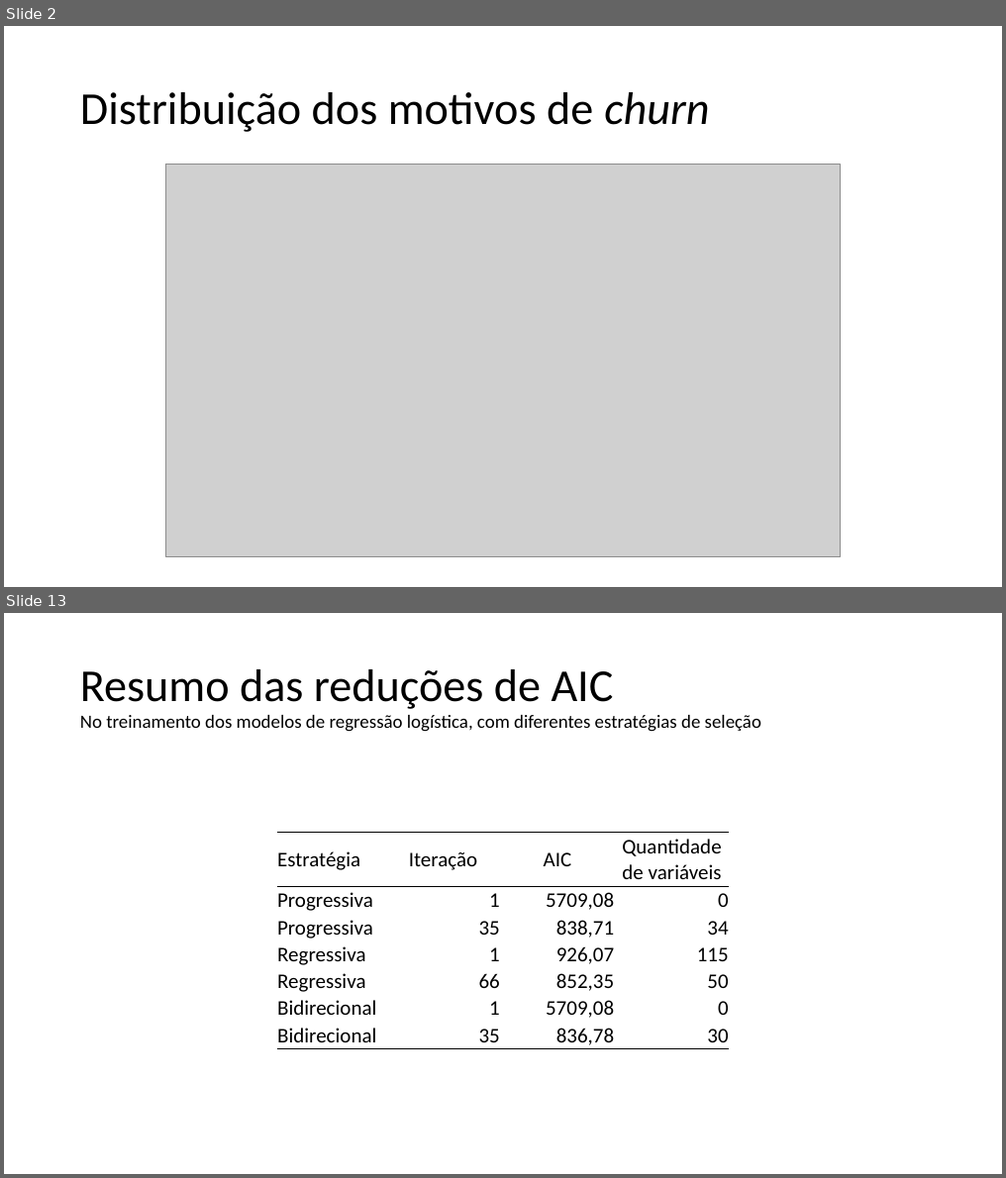
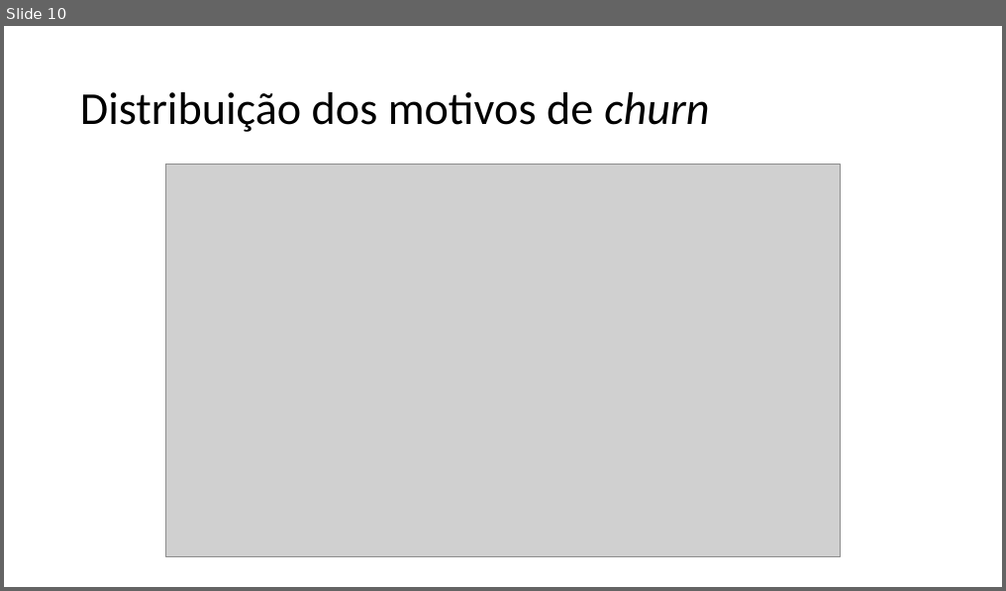
Before and after one commit to franzmonteiro/new_telco_churn, a slide deck: apresentacao.pptx. Shown one above the other, each under a label of ours: slides 2 and 13 before the commit, slide 10 after it; the slides between them are not shown. The pictures are 1006x1178 and 1006x591 pixels, drawn with LibreOffice and Linux fonts; fonts in the diff are those of the drawing; grey boxes stand for pictures; background and template pictures are left out. Boxes give left, top, right and bottom in pixels: in the first picture for what was removed or moved away, otherwise in the second. Text is boxed around its words. In the diff, an @@ line names an element or a change of style, - is before the commit and + after.

```diff
--- a/apresentacao.pptx
+++ b/apresentacao.pptx
@@ slide 13 removed at (4, 613, 1002, 1174), background picture (left out) @@
@@ title removed at (80, 669, 761, 732) @@
-Resumo das reduções de AIC
-No treinamento dos modelos de regressão logística, com diferentes estratégias de seleção
@@ table removed at (277, 833, 731, 1050), 7 rows, 4 columns @@
-Estratégia | Iteração | AIC | Quantidade de variáveis
-Progressiva | 1 | 5709,08 | 0
-Progressiva | 35 | 838,71 | 34
-Regressiva | 1 | 926,07 | 115
-Regressiva | 66 | 852,35 | 50
-Bidirecional | 1 | 5709,08 | 0
-Bidirecional | 35 | 836,78 | 30
@@ what was slide 2 is now slide 10 @@
```
Also in this commit, not shown: 9 slides changed, 11 slides added, 7 other slides removed.
